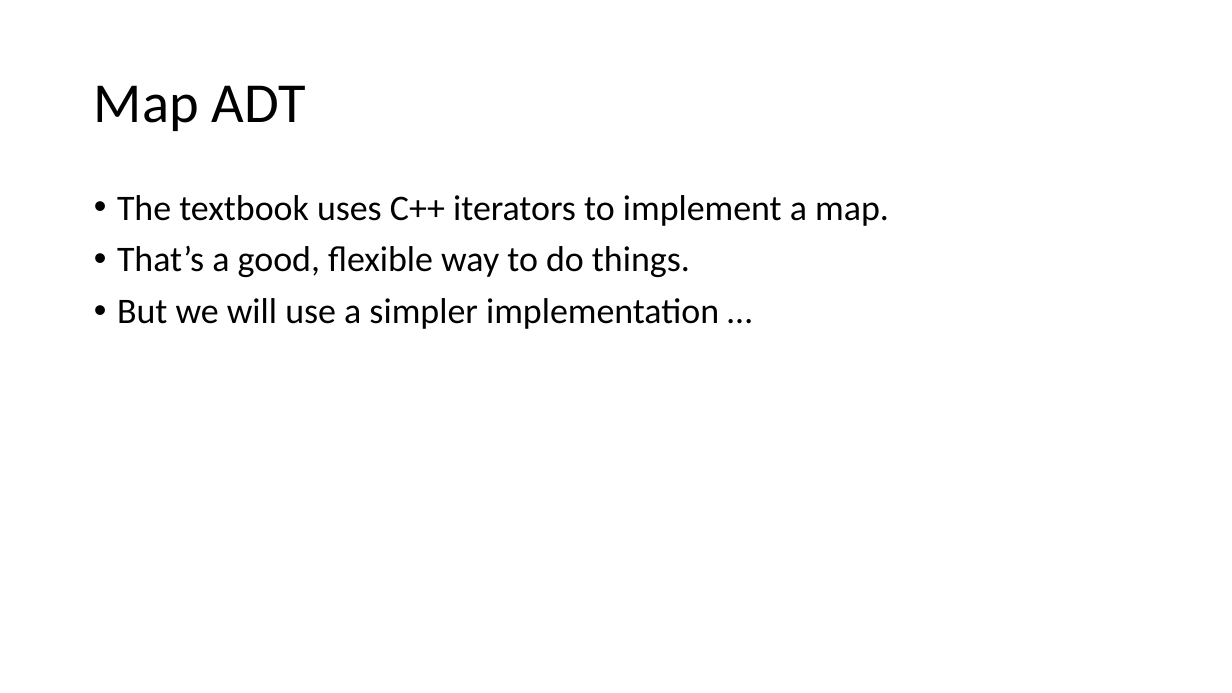
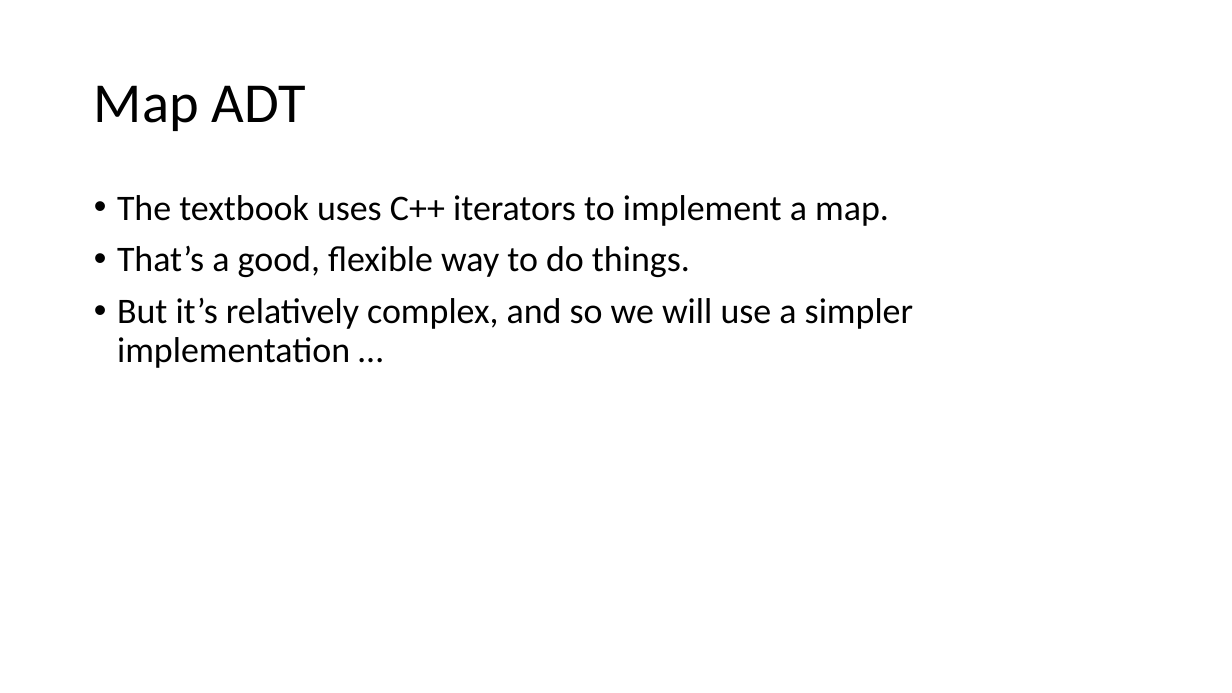
Before and after one commit to tjd1234/cmpt225fall2023, a slide deck: slide 5 of lecture_notes/week8/week8_maps_and_hashing.pptx. Drawn at 1232x693 pixels with LibreOffice and Linux fonts; fonts in the diff are those of the drawing. Boxes give left, top, right and bottom in pixels: in the first picture for what was removed or moved away, otherwise in the second. Text is boxed around its words. In the diff, an @@ line names an element or a change of style, - is before the commit and + after.

```diff
--- a/lecture_notes/week8/week8_maps_and_hashing.pptx
+++ b/lecture_notes/week8/week8_maps_and_hashing.pptx
@@ text at bbox=[117, 298, 913, 368]: text changed @@
-• But we will use a simpler implementation …
+• But it’s relatively complex, and so we will use a simpler implementation …
```
Also in this commit, not shown: 16 other slides changed, 1 other file.
